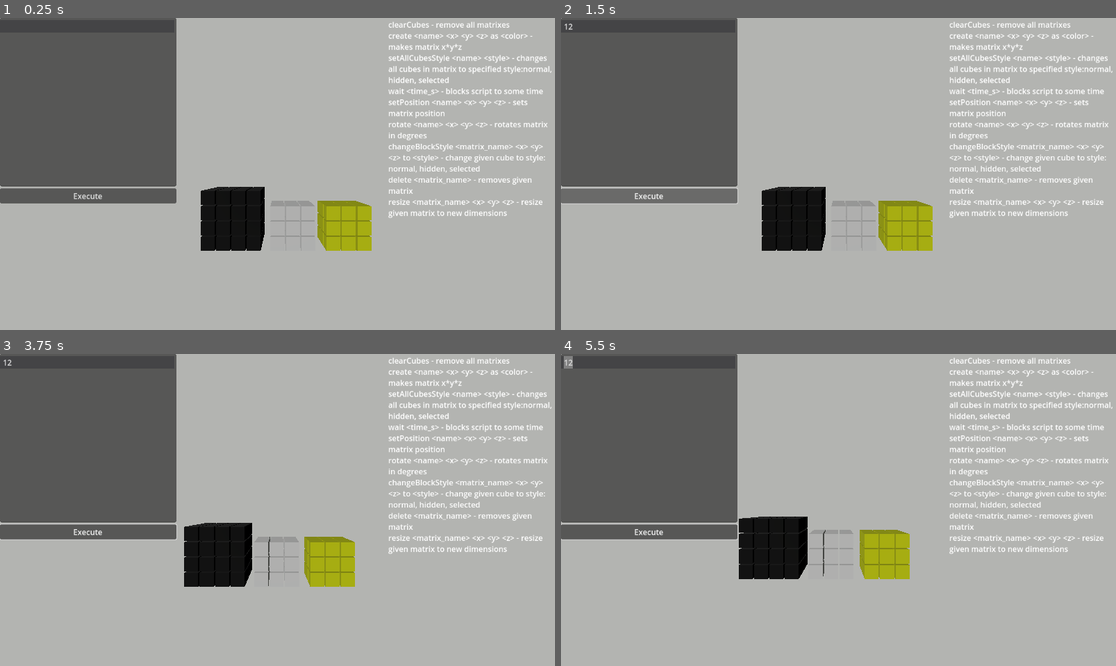
Above: before the commit, frames 1-4 (two rows, left to right).
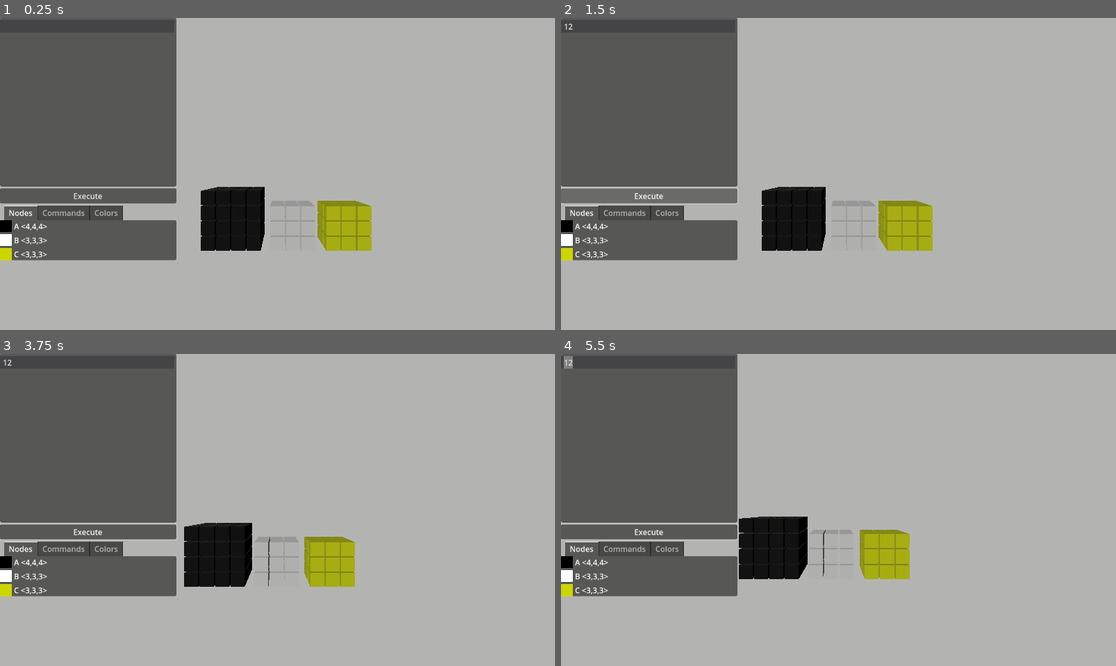
Above: after the commit, the same moments.

Repository: marekw96/matrixVisualisation
Game: Godot game, scene res://SceneWithCommands.tscn
Same seed, same stepped clock (60 frames per second), same inputs: the game is played once before the commit and once after it.
Inputs (mouse positions are in pixels of both pictures, inside the frame that each line leads up to):
- Up to frame 1 (0.25 s): no input
- Up to frame 2 (1.5 s): click (649, 102) at 0.52 s; type "12" at 0.6 s; click "Execute" at 1.25 s
- Up to frame 3 (3.75 s): tap Enter at 2, 3.5 s; drag from (471, 453) to (333, 441) at 2.02 s; tap Space at 2.75 s; drag from (166, 525) to (249, 572) at 2.77 s; move the mouse to (333, 441) at 3.52 s; hold D from 3.53 s (still down); tap Shift at 3.6 s
- Up to frame 4 (5.5 s): release D at 4.25 s; drag from (810, 572) to (672, 463) at 4.27 s; tap Space at 5 s; move the mouse to (1005, 556) at 5.02 s; hold A from 5.03 s (still down); tap Q at 5.1 s

The runs differ from the first frame. In frame 1, 7.8% of the frame differs, in the area x 0-100%, y 1-78%; in frame 2, 7.8%; in frame 3, 7.8%; in frame 4, 7.8%.

Commit message:
Rework UI
Move UI elements to left
Add list of colors
Add list of nodes

Diff:
--- /dev/null
+++ b/ColorsUI.gd
@@ -0,0 +1,23 @@
+extends VBoxContainer
+
+@export var styleMangaer: StyleManager
+
+# Called when the node enters the scene tree for the first time.
+func _ready():
+	for style in styleMangaer.get_children():
+		var line = HBoxContainer.new()
+		var descLabel = Label.new()
+		var colorBox = ColorRect.new()
+		colorBox.color = style.normal.albedo_color
+		colorBox.custom_minimum_size = Vector2(25,25)
+		line.add_child(colorBox)
+
+		descLabel.text = style.name
+		line.add_child(descLabel)
+
+		add_child(line)
+
+
+# Called every frame. 'delta' is the elapsed time since the previous frame.
+func _process(delta):
+	pass
--- a/CommandParserAndExecutor.gd
+++ b/CommandParserAndExecutor.gd
@@ -2,6 +2,9 @@
 
 @export_multiline  var commands:String
 @export var styleManager: StyleManager
+
+signal addedMatrix(name, cube)
+signal removedMatrix(name)
 
 var cubes = []
 var lines = []
@@ -67,6 +70,7 @@
 
 	add_child(cube)
 	cubes.append({"name": name, "cube": cube})
+	addedMatrix.emit(name, cube)
 
 func wait(howLong):
 	waitTime = waitTime + float(howLong)
@@ -133,6 +137,7 @@
 func clearCubes(cmds):
 	for cube in cubes:
 		cube['cube'].queue_free()
+		removedMatrix.emit(cube['name'])
 
 	cubes = []
 
@@ -141,6 +146,7 @@
 		if entry['name'] == cmds[1]:
 			entry['cube'].queue_free()
 			cubes.erase(entry)
+			removedMatrix.emit(cmds[1])
 
 func resize(cmds):
 	var cubeName = cmds[1]
@@ -160,6 +166,9 @@
 	cube.generate()
 
 
+func getAllCubes():
+	return cubes
+
 # Called every frame. 'delta' is the elapsed time since the previous frame.
 func _process(delta):
 	if started == false:
--- /dev/null
+++ b/NodesUI.gd
@@ -0,0 +1,43 @@
+extends VBoxContainer
+
+@export var commands: CommandParserAndExecutor
+
+# Called when the node enters the scene tree for the first time.
+func _ready():
+	commands.addedMatrix.connect(onAddedMatrixHandler)
+	commands.removedMatrix.connect(onRemovedMatrixHandler)
+
+
+# Called every frame. 'delta' is the elapsed time since the previous frame.
+func _process(delta):
+	pass
+
+func onAddedMatrixHandler(name, cube):
+	rewrite()
+
+func onRemovedMatrixHandler(name):
+	rewrite()
+
+func clear():
+	for child in get_children():
+		remove_child(child)
+
+func rewrite():
+	clear()
+
+	for cube in commands.getAllCubes():
+		var line = HBoxContainer.new()
+
+		var colorBox = ColorRect.new()
+		colorBox.color = cube['cube'].normalMaterial.albedo_color
+		colorBox.custom_minimum_size = Vector2(25,25)
+		line.add_child(colorBox)
+
+		var desc = Label.new()
+		desc.text = cube['name']
+		desc.text += " <"
+		desc.text += str(cube['cube'].width) + ","
+		desc.text += str(cube['cube'].height) + ","
+		desc.text += str(cube['cube'].depth) + ">"
+		line.add_child(desc)
+		add_child(line)
--- a/SceneWithCommands.tscn
+++ b/SceneWithCommands.tscn
@@ -6,6 +6,8 @@
 [ext_resource type="Script" path="res://Style.gd" id="4_145dm"]
 [ext_resource type="Script" path="res://UIControl.gd" id="5_auhvp"]
 [ext_resource type="Script" path="res://HelpLabel.gd" id="6_uxxak"]
+[ext_resource type="Script" path="res://ColorsUI.gd" id="7_ug7g2"]
+[ext_resource type="Script" path="res://NodesUI.gd" id="8_gqqdl"]
 
 [sub_resource type="Environment" id="Environment_iy8it"]
 background_mode = 1
@@ -86,14 +88,25 @@
 layout_mode = 2
 text = "Execute"
 
-[node name="HelpLabel" type="RichTextLabel" parent="Control"]
-layout_mode = 0
-offset_left = 806.0
-offset_top = 2.0
-offset_right = 1150.0
-offset_bottom = 212.0
+[node name="TabContainer" type="TabContainer" parent="Control/VBoxContainer"]
+layout_mode = 2
+
+[node name="Nodes" type="VBoxContainer" parent="Control/VBoxContainer/TabContainer" node_paths=PackedStringArray("commands")]
+visible = false
+layout_mode = 2
+script = ExtResource("8_gqqdl")
+commands = NodePath("../../../../Commands")
+
+[node name="Commands" type="RichTextLabel" parent="Control/VBoxContainer/TabContainer"]
+layout_mode = 2
 fit_content = true
 script = ExtResource("6_uxxak")
+
+[node name="Colors" type="VBoxContainer" parent="Control/VBoxContainer/TabContainer" node_paths=PackedStringArray("styleMangaer")]
+visible = false
+layout_mode = 2
+script = ExtResource("7_ug7g2")
+styleMangaer = NodePath("../../../../StyleManager")
 
 [node name="SpotLight3D" type="SpotLight3D" parent="."]
 transform = Transform3D(-0.312275, 0.647378, -0.695259, 0.251723, 0.762085, 0.596541, 0.916035, 0.011272, -0.400941, -28.1088, 0, 0)
Not shown: 1 places in SceneWithCommands.tscn that only renumber resources
